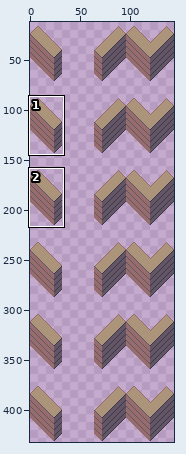
A sprite sheet gets an edit: resources/pngs/blocks wood.png. The picture above shows the old version from afar; the outline marks the close-up.
Close-up. Old version:
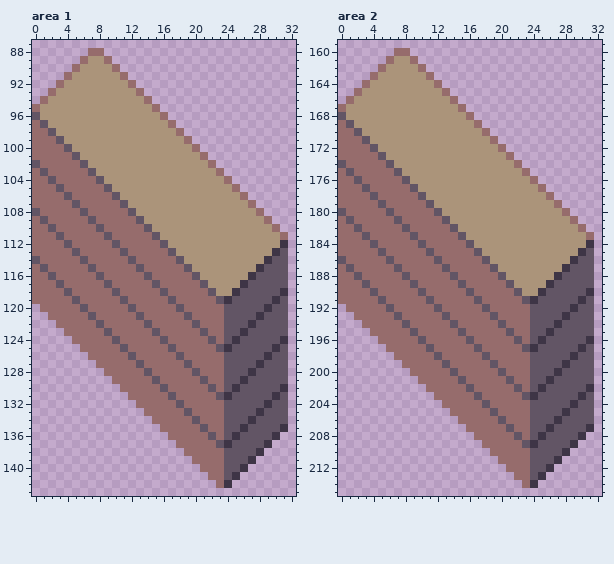
The file is 144x432 pixels. Shown: area 1: x 0..32, y 87..143; area 2: x 0..32, y 159..215. The wide view leaves out empty margins. The commit also changed other parts of the picture, which this record leaves out.
After:
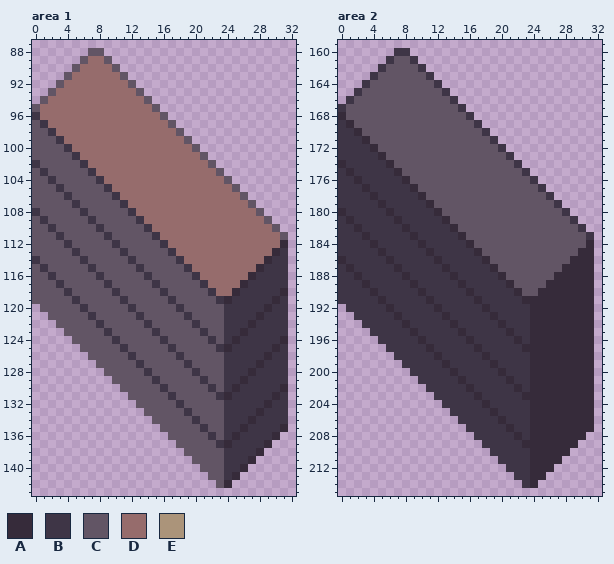
Palette (. is transparent): A #362b3a  B #3e3546  C #625565  D #966c6c  E #ab947a
The edit:
Changed rows in their new state; - is an unchanged pixel.
Area 1:
first column x 0:
 88 -------CC-----------------------
 89 ------CDDC----------------------
 90 -----CDDDDC---------------------
 91 ----CDDDDDDC--------------------
 92 ---CDDDDDDDDC-------------------
 93 --CDDDDDDDDDDC------------------
 94 -CDDDDDDDDDDDDC-----------------
 95 CDDDDDDDDDDDDDDC----------------
 96 BDDDDDDDDDDDDDDDC---------------
 97 CBDDDDDDDDDDDDDDDC--------------
 98 CCBDDDDDDDDDDDDDDDC-------------
 99 CCCBDDDDDDDDDDDDDDDC------------
100 CCCCBDDDDDDDDDDDDDDDC-----------
101 CCCCCBDDDDDDDDDDDDDDDC----------
102 BCCCCCBDDDDDDDDDDDDDDDC---------
103 CBCCCCCBDDDDDDDDDDDDDDDC--------
104 CCBCCCCCBDDDDDDDDDDDDDDDC-------
105 CCCBCCCCCBDDDDDDDDDDDDDDDC------
106 CCCCBCCCCCBDDDDDDDDDDDDDDDC-----
107 CCCCCBCCCCCBDDDDDDDDDDDDDDDC----
108 BCCCCCBCCCCCBDDDDDDDDDDDDDDDC---
109 CBCCCCCBCCCCCBDDDDDDDDDDDDDDDC--
110 CCBCCCCCBCCCCCBDDDDDDDDDDDDDDDC-
111 CCCBCCCCCBCCCCCBDDDDDDDDDDDDDDDC
112 CCCCBCCCCCBCCCCCBDDDDDDDDDDDDDDA
113 CCCCCBCCCCCBCCCCCBDDDDDDDDDDDDAB
114 BCCCCCBCCCCCBCCCCCBDDDDDDDDDDABB
115 CBCCCCCBCCCCCBCCCCCBDDDDDDDDABBB
116 CCBCCCCCBCCCCCBCCCCCBDDDDDDABBBB
117 CCCBCCCCCBCCCCCBCCCCCBDDDDABBBBB
118 CCCCBCCCCCBCCCCCBCCCCCBDDABBBBBA
119 CCCCCBCCCCCBCCCCCBCCCCCBABBBBBAB
120 -CCCCCBCCCCCBCCCCCBCCCCCBBBBBABB
121 --CCCCCBCCCCCBCCCCCBCCCCBBBBABBB
122 ---CCCCCBCCCCCBCCCCCBCCCBBBABBBB
123 ----CCCCCBCCCCCBCCCCCBCCBBABBBBB
124 -----CCCCCBCCCCCBCCCCCBCBABBBBBA
125 ------CCCCCBCCCCCBCCCCCBABBBBBAB
126 -------CCCCCBCCCCCBCCCCCBBBBBABB
127 --------CCCCCBCCCCCBCCCCBBBBABBB
128 ---------CCCCCBCCCCCBCCCBBBABBBB
129 ----------CCCCCBCCCCCBCCBBABBBBB
130 -----------CCCCCBCCCCCBCBABBBBBA
131 ------------CCCCCBCCCCCBABBBBBAB
132 -------------CCCCCBCCCCCBBBBBABB
133 --------------CCCCCBCCCCBBBBABBB
134 ---------------CCCCCBCCCBBBABBBB
135 ----------------CCCCCBCCBBABBBBA
136 -----------------CCCCCBCBABBBBA-
137 ------------------CCCCCBABBBBA--
138 -------------------CCCCCBBBBA---
139 --------------------CCCCBBBA----
140 ---------------------CCCBBA-----
141 ----------------------CCBA------
142 -----------------------CA-------
Area 2:
first column x 0:
160 -------BB-----------------------
161 ------BCCB----------------------
162 -----BCCCCB---------------------
163 ----BCCCCCCB--------------------
164 ---BCCCCCCCCB-------------------
165 --BCCCCCCCCCCB------------------
166 -BCCCCCCCCCCCCB-----------------
167 BCCCCCCCCCCCCCCB----------------
168 ACCCCCCCCCCCCCCCB---------------
169 BACCCCCCCCCCCCCCCB--------------
170 BBACCCCCCCCCCCCCCCB-------------
171 BBBACCCCCCCCCCCCCCCB------------
172 BBBBACCCCCCCCCCCCCCCB-----------
173 BBBBBACCCCCCCCCCCCCCCB----------
174 ABBBBBACCCCCCCCCCCCCCCB---------
175 BABBBBBACCCCCCCCCCCCCCCB--------
176 BBABBBBBACCCCCCCCCCCCCCCB-------
177 BBBABBBBBACCCCCCCCCCCCCCCB------
178 BBBBABBBBBACCCCCCCCCCCCCCCB-----
179 BBBBBABBBBBACCCCCCCCCCCCCCCB----
180 ABBBBBABBBBBACCCCCCCCCCCCCCCB---
181 BABBBBBABBBBBACCCCCCCCCCCCCCCB--
182 BBABBBBBABBBBBACCCCCCCCCCCCCCCB-
183 BBBABBBBBABBBBBACCCCCCCCCCCCCCCB
184 BBBBABBBBBABBBBBACCCCCCCCCCCCCCA
185 BBBBBABBBBBABBBBBACCCCCCCCCCCCAA
186 ABBBBBABBBBBABBBBBACCCCCCCCCCAAA
187 BABBBBBABBBBBABBBBBACCCCCCCCAAAA
188 BBABBBBBABBBBBABBBBBACCCCCCAAAAA
189 BBBABBBBBABBBBBABBBBBACCCCAAAAAA
190 BBBBABBBBBABBBBBABBBBBACCAAAAAAA
191 BBBBBABBBBBABBBBBABBBBBAAAAAAAAA
192 -BBBBBABBBBBABBBBBABBBBBAAAAAAAA
193 --BBBBBABBBBBABBBBBABBBBAAAAAAAA
194 ---BBBBBABBBBBABBBBBABBBAAAAAAAA
195 ----BBBBBABBBBBABBBBBABBAAAAAAAA
196 -----BBBBBABBBBBABBBBBABAAAAAAAA
197 ------BBBBBABBBBBABBBBBAAAAAAAAA
198 -------BBBBBABBBBBABBBBBAAAAAAAA
199 --------BBBBBABBBBBABBBBAAAAAAAA
200 ---------BBBBBABBBBBABBBAAAAAAAA
201 ----------BBBBBABBBBBABBAAAAAAAA
202 -----------BBBBBABBBBBABAAAAAAAA
203 ------------BBBBBABBBBBAAAAAAAAA
204 -------------BBBBBABBBBBAAAAAAAA
205 --------------BBBBBABBBBAAAAAAAA
206 ---------------BBBBBABBBAAAAAAAA
207 ----------------BBBBBABBAAAAAAAA
208 -----------------BBBBBABAAAAAAA-
209 ------------------BBBBBAAAAAAA--
210 -------------------BBBBBAAAAA---
211 --------------------BBBBAAAA----
212 ---------------------BBBAAA-----
213 ----------------------BBAA------
214 -----------------------BA-------
